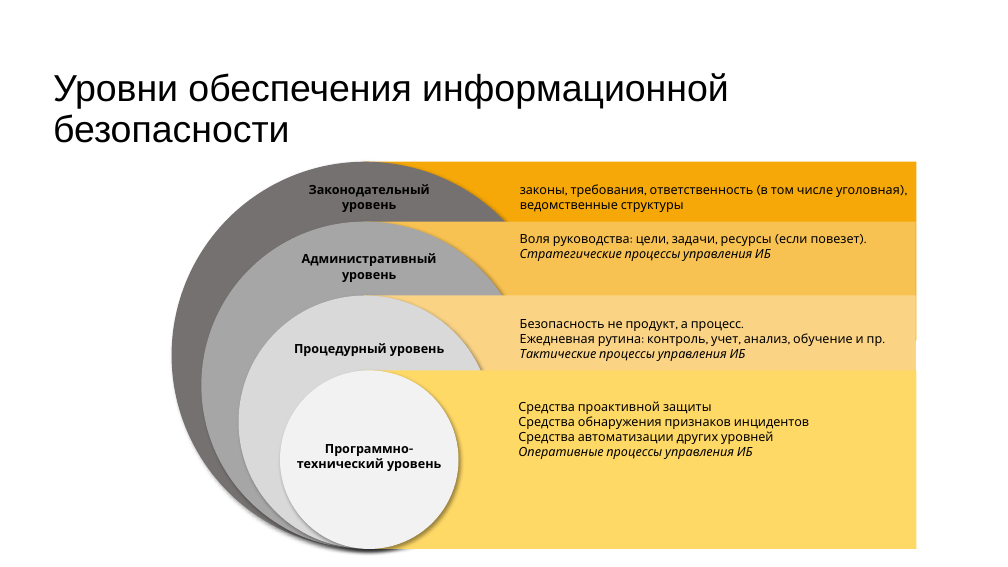
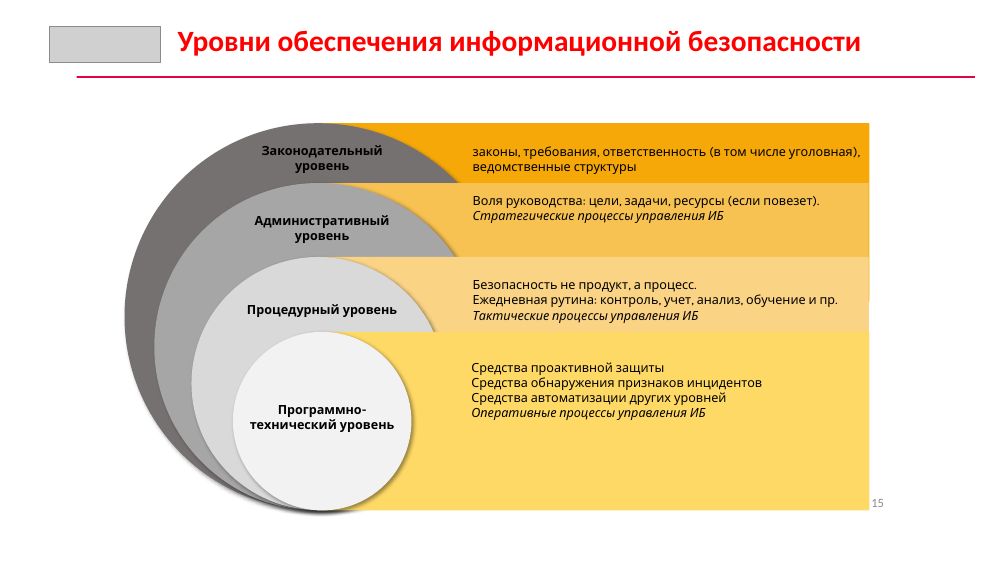
Before and after one commit to CyberLympha/AI-for-IS-Course, a slide deck: slide 15 of Лекции/Введение. Основы ИБ.pptx (slide 16 before the commit). Drawn at 1008x567 pixels with LibreOffice and Linux fonts; fonts in the diff are those of the drawing; grey boxes stand for pictures. Boxes give left, top, right and bottom in pixels: in the first picture for what was removed or moved away, otherwise in the second. Text is boxed around its words. In the diff, an @@ line names an element or a change of style, - is before the commit and + after.

```diff
--- a/Лекции/Введение. Основы ИБ.pptx
+++ b/Лекции/Введение. Основы ИБ.pptx
@@ picture added at (x1=50, y1=26, x2=161, y2=63) @@
@@ text "Уровни обеспечения информационной безопасности" moved from (x1=53, y1=73, x2=729, y2=143) to (x1=178, y1=30, x2=861, y2=56) @@
@@ text "Уровни обеспечения информационной безопасности" at (x1=178, y1=30, x2=861, y2=56): size 35.6 to 28 pt, font Arial to Calibri, text colour #000000 to #FF0000, bold on; line spacing 0.9 to 1; vertical alignment middle to top @@
@@ rectangle added at (x1=76, y1=76, x2=975, y2=78), fill #E20443 @@
@@ 4 texts, 2 rectangles, 1 ellipse moved together from (x1=239, y1=184, x2=916, y2=549) to (x1=191, y1=145, x2=868, y2=510) @@
@@ 3 texts, 3 ellipses, 2 rectangles moved together from (x1=172, y1=162, x2=917, y2=549) to (x1=125, y1=123, x2=869, y2=510) @@
@@ text "Программно-технический уровень" moved from (x1=297, y1=444, x2=441, y2=471) to (x1=250, y1=405, x2=394, y2=432) @@
@@ page number added at (x1=871, y1=499, x2=884, y2=507), 12 pt, text #8C8C8C @@
+15
```
Also in this commit, not shown: 43 other slides changed, 8 slides added, 1 slide removed, 1 other file.
